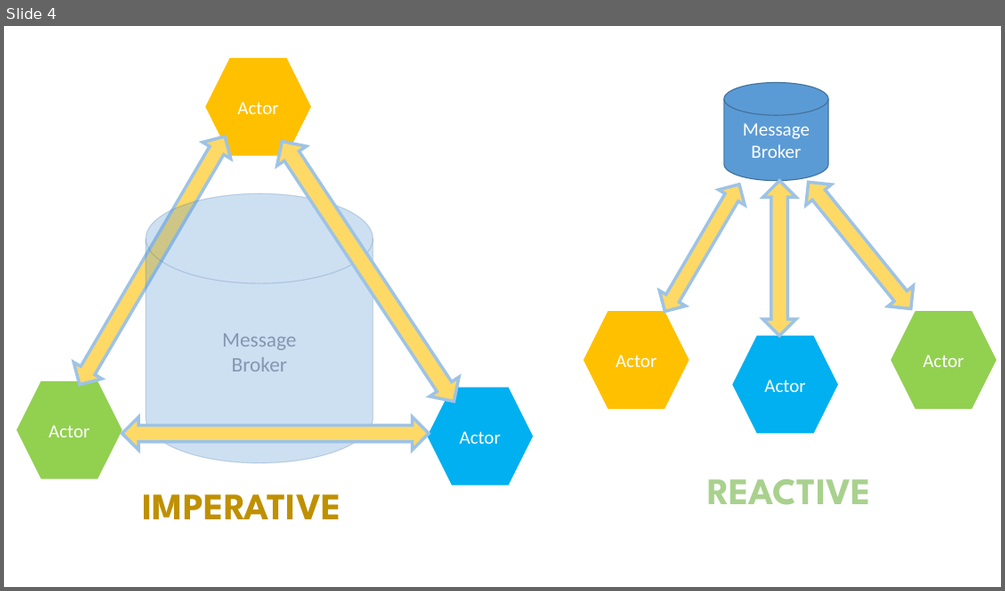
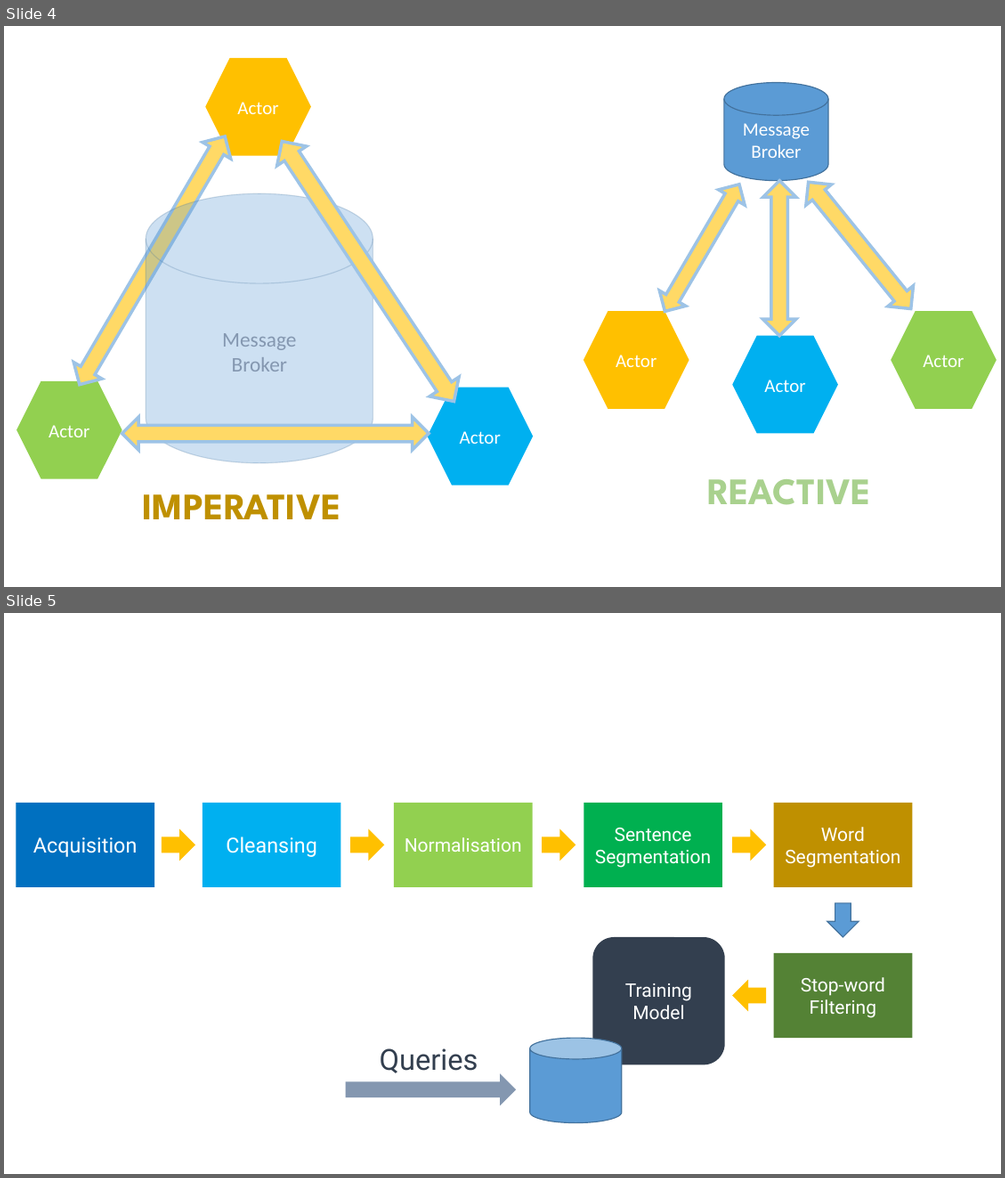
Before and after one commit to aliostad/PublicImages, a slide deck: diagrams/Diagrams.pptx. Shown one above the other, each under a label of ours: slide 4 before the commit, slides 4 and 5 after it. The pictures are 1005x591 and 1005x1178 pixels, drawn with LibreOffice and Linux fonts; fonts in the diff are those of the drawing. Boxes give left, top, right and bottom in pixels: in the first picture for what was removed or moved away, otherwise in the second. Text is boxed around its words. In the diff, an @@ line names an element or a change of style, - is before the commit and + after.

```diff
--- a/diagrams/Diagrams.pptx
+++ b/diagrams/Diagrams.pptx
@@ slide 5 added at (4, 613, 1001, 1174), background #FFFFFF @@
@@ rectangle added at (16, 803, 154, 887), fill #0070C0, 20 pt, text #FFFFFF @@
+Acquisition
@@ rectangle added at (202, 803, 340, 887), fill #00B0F0, 20 pt, text #FFFFFF @@
+Cleansing
@@ rectangle added at (394, 803, 532, 887), fill #92D050, 18 pt, text #FFFFFF @@
+Normalisation
@@ rectangle added at (583, 803, 722, 887), fill #00B050, 18 pt, text #FFFFFF @@
+Sentence
+Segmentation
@@ rectangle added at (774, 803, 912, 887), fill #BF9000, 18 pt, text #FFFFFF @@
+Word
+Segmentation
@@ right arrow added at (162, 829, 195, 861), fill #FFC000 @@
@@ right arrow added at (350, 829, 384, 861), fill #FFC000 @@
@@ right arrow added at (542, 829, 575, 861), fill #FFC000 @@
@@ right arrow added at (732, 829, 766, 861), fill #FFC000 @@
@@ down arrow added at (827, 903, 858, 937), fill #5B9BD5, outline #43739E 1 pt @@
@@ rounded rectangle added at (592, 937, 725, 1064), fill #333F50, 18 pt, text #FFFFFF @@
+Training
+Model
@@ rectangle added at (774, 953, 912, 1038), fill #548235, 18 pt, text #FFFFFF @@
+Stop-word
+Filtering
@@ right arrow added at (732, 980, 766, 1012), fill #FFC000 @@
@@ cylinder added at (530, 1038, 622, 1123), fill #5B9BD5, outline #43739E 1 pt @@
@@ text added at (380, 1048, 478, 1073), 28 pt, text #333F50 @@
+Queries
@@ right arrow added at (346, 1074, 517, 1106), fill #8497B0 @@
```
Also in this commit, not shown: 1 other file.
